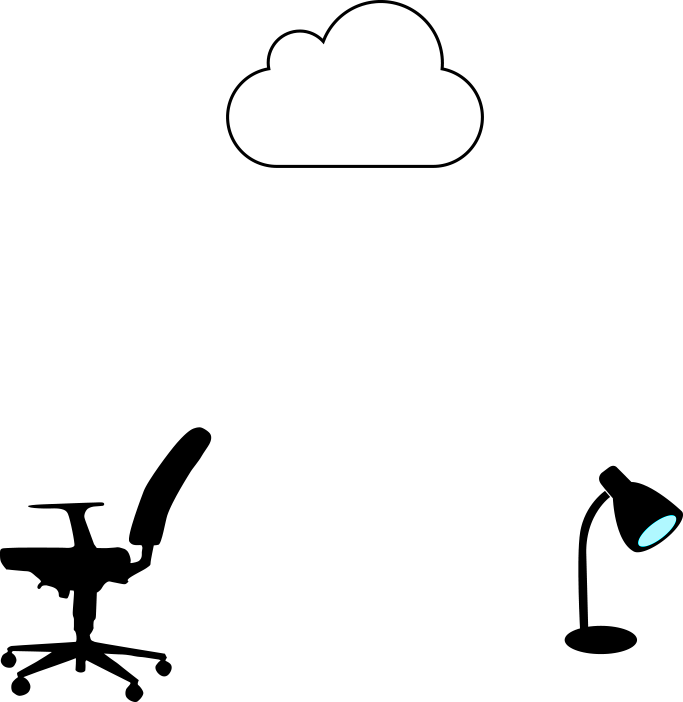
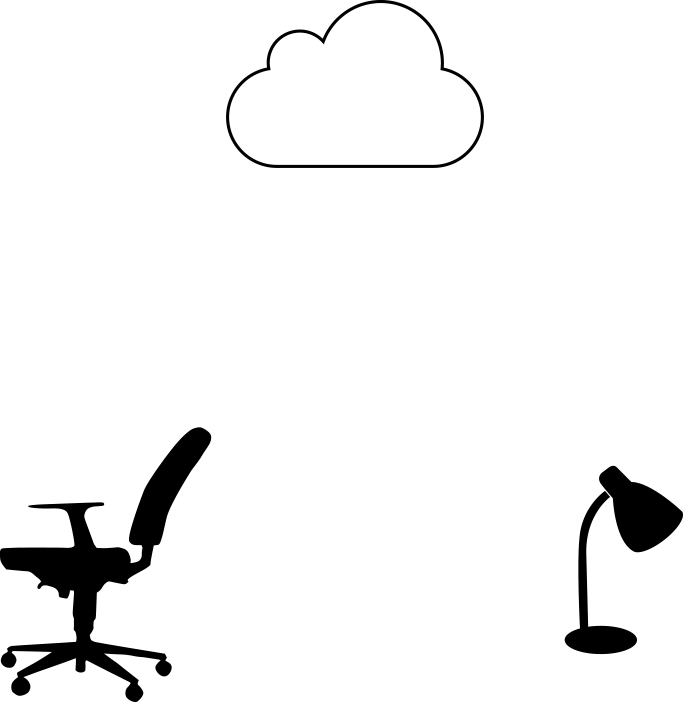
Revision of a layered 683px x 702px image; what changed, layer by layer:
pixels changed over (x1=638, y1=515, x2=677, y2=547) (layer not identified)
